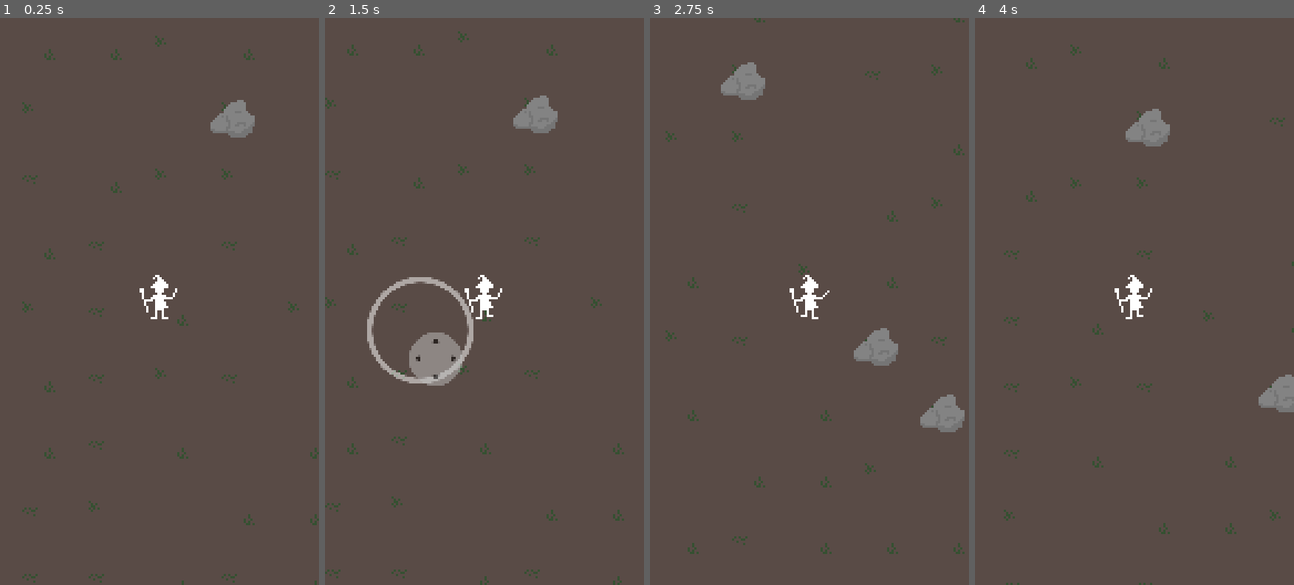
Above: before the commit, frames 1-4 (left to right).
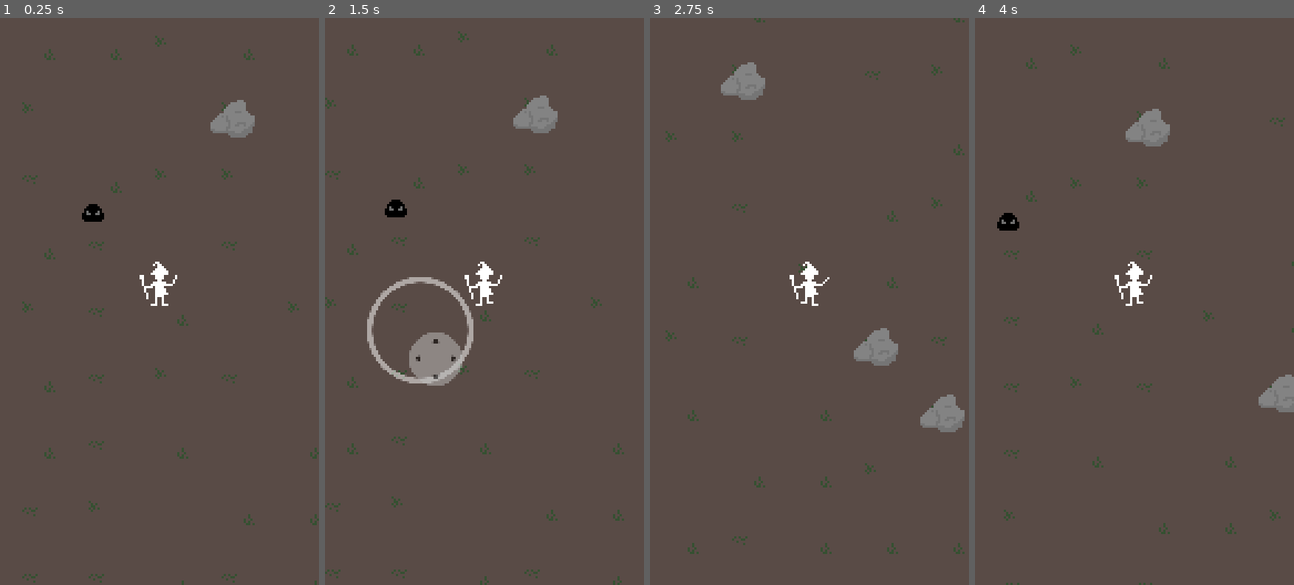
Above: after the commit, the same moments.

Repository: polyarik/wizard-legacy
Game: Godot game, scene res://scenes/game/locations/demo_location.tscn
The game is run twice, just before and just after one commit, with the same random seed, the same clock (stepped at 60 frames per second) and the same inputs.
Inputs (mouse positions are in pixels of both pictures, inside the frame that each line leads up to):
- Up to frame 1 (0.25 s): no input
- Up to frame 2 (1.5 s): tap Enter at 0.5 s; move the mouse to (554, 273) at 0.52 s; hold Right (ui_right) 0.53-1.25 s; click (554, 273) at 0.67 s; tap Space at 1.25 s; drag from (420, 329) to (468, 414) at 1.27 s
- Up to frame 3 (2.75 s): move the mouse to (841, 176) at 2.02 s; hold Right (ui_right) from 2.03 s (still down)
- Up to frame 4 (4 s): release Right (ui_right) at 2.75 s; drag from (1118, 414) to (1038, 216) at 2.77 s; move the mouse to (1230, 386) at 3.52 s; hold Left (ui_left) from 3.53 s (still down)

The runs differ from the first frame. In frame 1, 0.5% of the frame differs, in the area x 25-56%, y 32-54%; in frame 2, 0.5%; in frame 3, 0.3%; in frame 4, 0.5%.

Commit message:
✨ add enemy slime with collision

Diff:
--- a/project.godot
+++ b/project.godot
@@ -13,6 +13,7 @@
 config/name="Wizard Legacy"
 run/main_scene="res://scenes/game/locations/demo_location.tscn"
 config/features=PackedStringArray("4.0", "Mobile")
+boot_splash/bg_color=Color(0.509804, 0.00392157, 0.784314, 1)
 boot_splash/show_image=false
 config/icon="res://icon.svg"
 
@@ -92,7 +93,7 @@
 textures/vram_compression/import_etc2_astc=true
 textures/lossless_compression/force_png=true
 textures/default_filters/use_nearest_mipmap_filter=true
-environment/defaults/default_clear_color=Color(0, 0, 0, 1)
+environment/defaults/default_clear_color=Color(0.45098, 0.286275, 0.541176, 1)
 2d/snap/snap_2d_transforms_to_pixel=true
 2d/snap/snap_2d_vertices_to_pixel=true
 textures/canvas_textures/default_texture_filter=0
--- /dev/null
+++ b/scenes/game/enemies/slime/slime.tscn
@@ -0,0 +1,16 @@
+[gd_scene load_steps=3 format=3 uid="uid://ggdle54pnmt0"]
+
+[ext_resource type="Texture2D" uid="uid://cwcnlue1vquf1" path="res://scenes/game/enemies/slime/slime.png" id="1_e7w54"]
+
+[sub_resource type="CapsuleShape2D" id="CapsuleShape2D_vow54"]
+radius = 3.85
+height = 9.0
+
+[node name="Slime" type="CharacterBody2D"]
+
+[node name="CollisionShape2D" type="CollisionShape2D" parent="."]
+position = Vector2(0, -2)
+shape = SubResource("CapsuleShape2D_vow54")
+
+[node name="Sprite2D" type="Sprite2D" parent="CollisionShape2D"]
+texture = ExtResource("1_e7w54")
--- a/scenes/game/locations/demo_location.tscn
+++ b/scenes/game/locations/demo_location.tscn
@@ -1,9 +1,10 @@
-[gd_scene load_steps=9 format=3 uid="uid://8tm03c0ibcn8"]
+[gd_scene load_steps=10 format=3 uid="uid://8tm03c0ibcn8"]
 
 [ext_resource type="PackedScene" uid="uid://fhik253psdi5" path="res://scenes/game/player/player.tscn" id="1_n21k5"]
 [ext_resource type="PackedScene" uid="uid://buyvavyuwmccw" path="res://addons/virtual_joystick/joystick/virtual_joystick.tscn" id="2_jkuvy"]
 [ext_resource type="Texture2D" uid="uid://ctelqfs6qptcc" path="res://assets/sprites/terrain/demo_terrain.png" id="3_8wk6o"]
 [ext_resource type="PackedScene" uid="uid://c7wy6qbyiwlbl" path="res://scenes/game/static/rock.tscn" id="4_3a43y"]
+[ext_resource type="PackedScene" uid="uid://ggdle54pnmt0" path="res://scenes/game/enemies/slime/slime.tscn" id="5_c5dkc"]
 
 [sub_resource type="PhysicsMaterial" id="PhysicsMaterial_wau7a"]
 
@@ -48,6 +49,12 @@
 [node name="PlayerRemoteTransform" type="RemoteTransform2D" parent="Player"]
 remote_path = NodePath("../../Camera")
 
+[node name="Enteties" type="Node2D" parent="."]
+y_sort_enabled = true
+
+[node name="Slime" parent="Enteties" instance=ExtResource("5_c5dkc")]
+position = Vector2(42, 90)
+
 [node name="DemoTerrain" type="TileMap" parent="."]
 y_sort_enabled = true
 tile_set = SubResource("TileSet_o22wp")
--- a/scenes/game/player/player.tscn
+++ b/scenes/game/player/player.tscn
@@ -147,14 +147,16 @@
 [sub_resource type="AnimationNodeStateMachinePlayback" id="AnimationNodeStateMachinePlayback_0x1nf"]
 
 [node name="Player" type="CharacterBody2D"]
+safe_margin = 0.2
 script = ExtResource("1_nkwtq")
 
 [node name="PlayerShape" type="CollisionShape2D" parent="."]
+position = Vector2(0, -5)
 shape = SubResource("CircleShape2D_v41s8")
 
 [node name="PlayerSprite" type="Sprite2D" parent="PlayerShape"]
 texture = ExtResource("2_ojrej")
-offset = Vector2(0, -2)
+offset = Vector2(0, -3)
 hframes = 2
 vframes = 3
 frame = 2
Binary file added: scenes/game/enemies/slime/slime.png
Not shown, added: scenes/game/enemies/slime/slime.png.import
